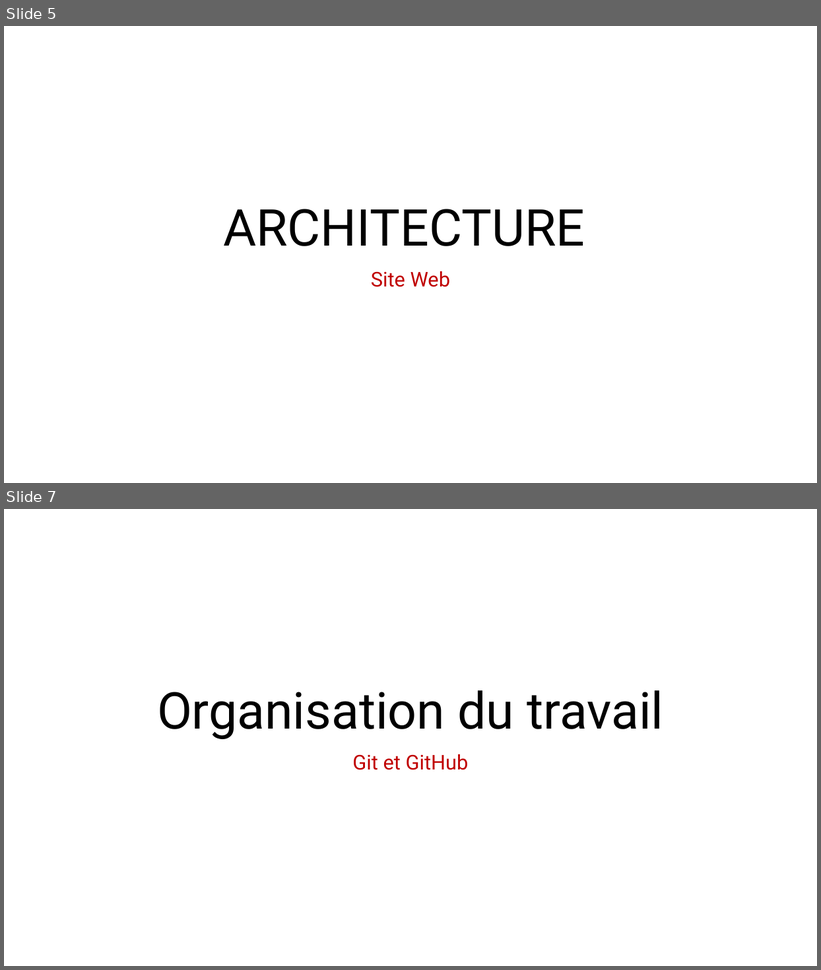
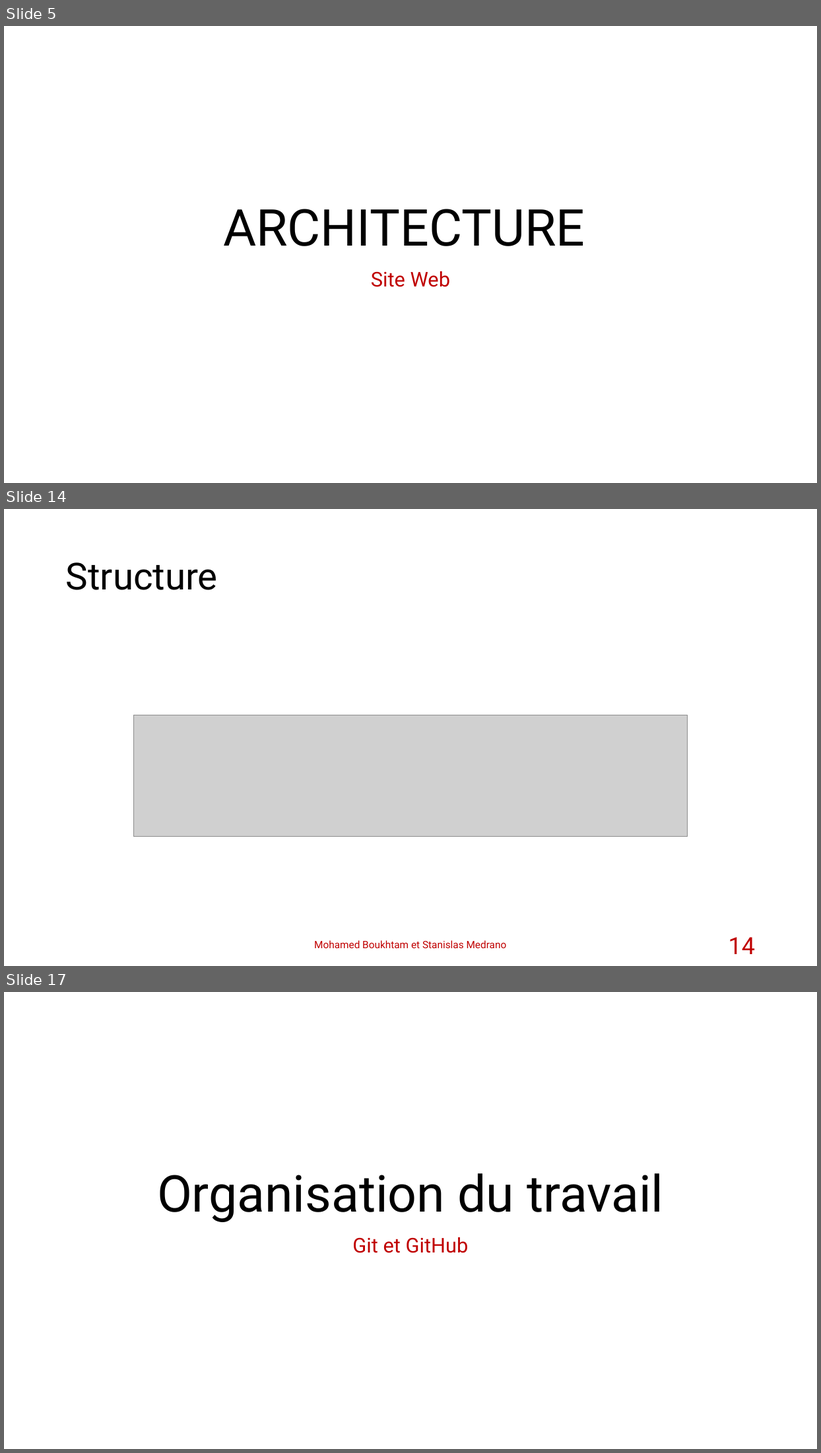
Before and after one commit to stanfrbd/stcodin, a slide deck: documents/Projet_Codin_StanislasMedrano_MohamedBoukhtam.pptx. Shown one above the other, each under a label of ours: slides 5 and 7 before the commit, slides 5, 14 and 17 after it; the slides between them are not shown. The pictures are 821x970 and 821x1453 pixels, drawn with LibreOffice and Linux fonts; fonts in the diff are those of the drawing; grey boxes stand for pictures; background and template pictures are left out. Boxes give left, top, right and bottom in pixels: in the first picture for what was removed or moved away, otherwise in the second. Text is boxed around its words. In the diff, an @@ line names an element or a change of style, - is before the commit and + after.

```diff
--- a/documents/Projet_Codin_StanislasMedrano_MohamedBoukhtam.pptx
+++ b/documents/Projet_Codin_StanislasMedrano_MohamedBoukhtam.pptx
@@ slide 14 added at [4, 509, 817, 966], background #FFFFFF @@
@@ title added at [66, 562, 218, 590], 44 pt, text #000000 @@
+Structure
@@ picture added at [134, 715, 687, 836] @@
@@ text added at [314, 941, 507, 949], 12 pt, text #C00000 @@
+Mohamed Boukhtam et Stanislas Medrano
@@ page number added at [729, 937, 755, 955], 28 pt, text #C00000 @@
+14
@@ what was slide 7 is now slide 17 @@
```
Also in this commit, not shown: 3 slides changed, 12 other slides added, 4 other files.
